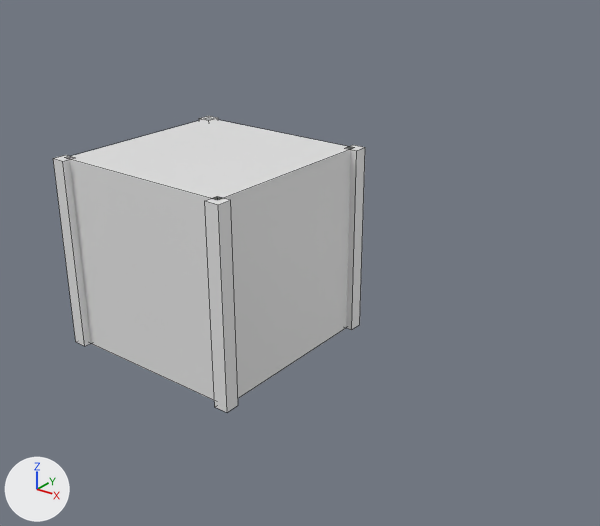
The Blender file assets/models/blender/HouseTemplate.blend: old version first, new version second.
The view is the same before and after, from a camera (50 mm lens) standing at (11.02, -11.45, 6.56) and looking at (2.31, -0.2, 0.33). Arrows for +X, +Y and +Z are at lower left; the lights stay in place. Mesh edges are drawn as thin lines.

The scene before the commit, as lines of its bpy script (objects in view):
```python
me_cube = bpy.data.meshes.new('Cube')
me_cube.from_pydata(...)  # a box spanning x -1.0..1.0, y -1.0..1.0, z -1.0..1.0
me_cube.materials.append(mat_material)  # white #e7e7e7
me_cube_004 = bpy.data.meshes.new('Cube.004')
me_cube_004.from_pydata(...)  # a box spanning x -2.15..-1.85, y 1.85..2.15, z -2.0..2.0; a box spanning x -2.15..-1.85, y -2.15..-1.85, z -2.0..2.0
ob_base = bpy.data.objects.new('Base', me_cube)
ob_base.location = (0.0, 0.0, 0.0)
ob_base.scale = (2.0, 2.0, 2.0)
_m = ob_base.modifiers.new('Array', 'ARRAY')
_m.count = 1
ob_pillars = bpy.data.objects.new('Pillars', me_cube_004)
ob_pillars.location = (0.0, 0.0, 0.0)
_m = ob_pillars.modifiers.new('Array', 'ARRAY')
_m.use_constant_offset = True
_m.constant_offset_displace = (4.0, 0.0, 0.0)
_m.use_relative_offset = False
_m.relative_offset_displace = (13.3, 0.0, 0.0)
```
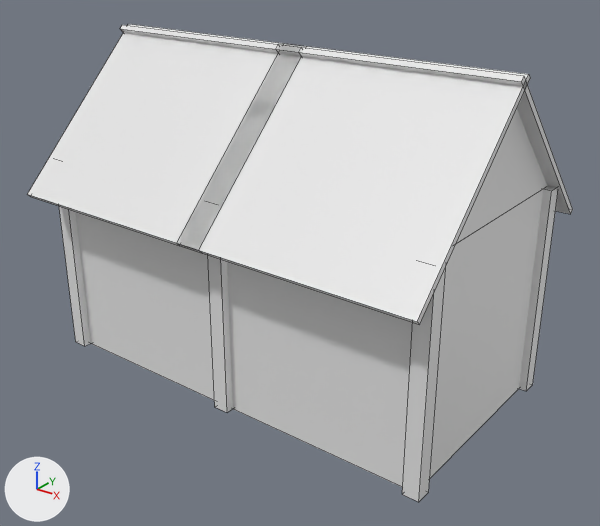
Commit message: Models: Update House Template, Add roof system

Pixel boxes (x1, y1, x2, y2) of what changed, in the pictures (600 x 526 px):
'Roof', added
    after: (28, 24, 573, 325)
'Base', modifiers changed, rescaled
    before: (68, 118, 351, 401)
    after: (75, 189, 543, 487)
'Pillars', modifiers changed
    before: (53, 116, 365, 412)
    after: (59, 186, 558, 502)
'RoofPanel', added
    after: (456, 109, 547, 244)

What changed in the scene script:
```text
Change me_cube:
    where me_cube.from_pydata(...)  # 8 vertices, 6 faces; spans x -1.0..1.0, y -1.0..1.0, z -1.0..1.0
    used by ob_base; location = (0.0, 0.0, 0.0); scale = (2.0, 2.0, 2.0)
    me_cube part 1: the whole mesh is scaled about its middle by 2
Add me_plane_001:
    me_plane_001.from_pydata([(-2.0, -0.1, 4.0), (-2.0, -2.1, 2.0), (-2.0, 0.1, 4.0), (-2.0, 2.1, 2.0), (-2.0, 0.0, 4.1)], [], [(0, 1, 3, 2, 4)])
Add me_cube_007:
    me_cube_007.from_pydata([(-2.25, -2.75, 1.42), (-2.25, 0.08, 4.25), (-2.25, -2.68, 1.35), (-2.25, 0.15, 4.18), (2.25, -2.75, 1.42), (2.25, 0.08, 4.25), (2.25, -2.68, 1.35), (2.25, 0.15, 4.18), (-2.25, 2.68, 1.35), (-2.25, -0.15, 4.18), (-2.25, 2.75, 1.42), (-2.25, -0.08, 4.25), (2.25, 2.68, 1.35), (2.25, -0.15, 4.18), (2.25, 2.75, 1.42), (2.25, -0.08, 4.25)], [], [(0, 1, 3, 2), (2, 3, 7, 6), (6, 7, 5, 4), (4, 5, 1, 0), (2, 6, 4, 0), (7, 3, 1, 5), (8, 9, 11, 10), (10, 11, 15, 14), (14, 15, 13, 12), (12, 13, 9, 8), (10, 14, 12, 8), (15, 11, 9, 13)])
Change ob_base:
    ob_base.scale: (2.0, 2.0, 2.0) -> (1.0, 1.0, 1.0)
    where _m = ob_base.modifiers.new('Array', 'ARRAY')
    remove _m.count = 1
Change ob_pillars:
    where _m = ob_pillars.modifiers.new('Array', 'ARRAY')
    add _m.count = 3
Add ob_roofpanel:
    ob_roofpanel = bpy.data.objects.new('RoofPanel', me_plane_001)
    ob_roofpanel.location = (0.0, 0.0, 0.0)
    _m = ob_roofpanel.modifiers.new('Array', 'ARRAY')
    _m.count = 3
    _m.use_constant_offset = True
    _m.constant_offset_displace = (4.0, 0.0, 0.0)
    _m.use_relative_offset = False
    _m.relative_offset_displace = (2.0, 0.0, 0.0)
Add ob_roof:
    ob_roof = bpy.data.objects.new('Roof', me_cube_007)
    ob_roof.location = (0.0, 0.0, 0.0)
    _m = ob_roof.modifiers.new('Array', 'ARRAY')
    _m.use_constant_offset = True
    _m.constant_offset_displace = (4.0, 0.0, 0.0)
    _m.use_relative_offset = False
```
